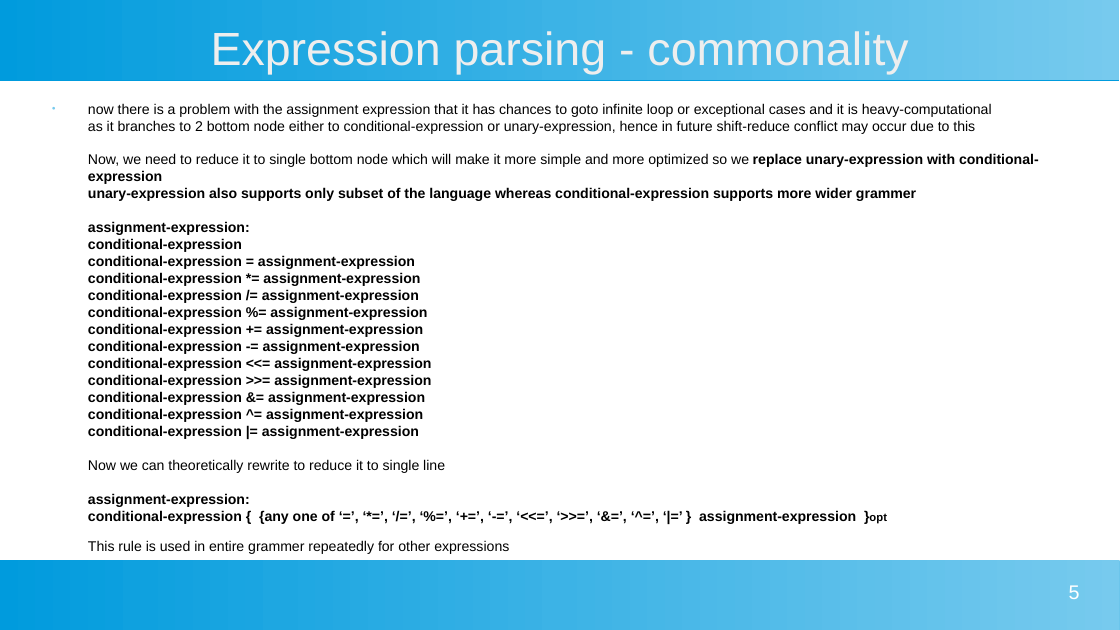
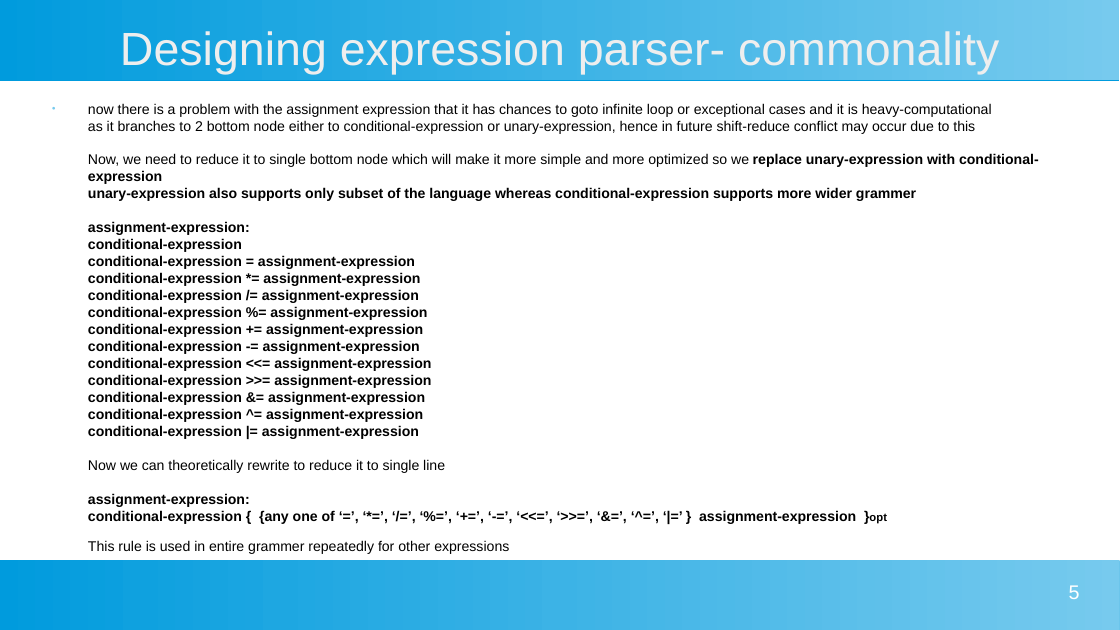
Before and after one commit to daipayan-bhowal/ProtoCParser, a slide deck: slide 5 of Manual/C Parser.pptx. Drawn at 1120x630 pixels with LibreOffice and Linux fonts; fonts in the diff are those of the drawing. Boxes give left, top, right and bottom in pixels: in the first picture for what was removed or moved away, otherwise in the second. Text is boxed around its words. In the diff, an @@ line names an element or a change of style, - is before the commit and + after.

Commit message:
Manual PPT file C-Parser.ppt updated

```diff
--- a/Manual/C Parser.pptx
+++ b/Manual/C Parser.pptx
@@ title at [120, 31, 999, 74]: text changed @@
-Expression parsing - commonality
+Designing expression parser- commonality
```
Also in this commit, not shown: 16 other slides changed, 3 slides added, 5 other files.
